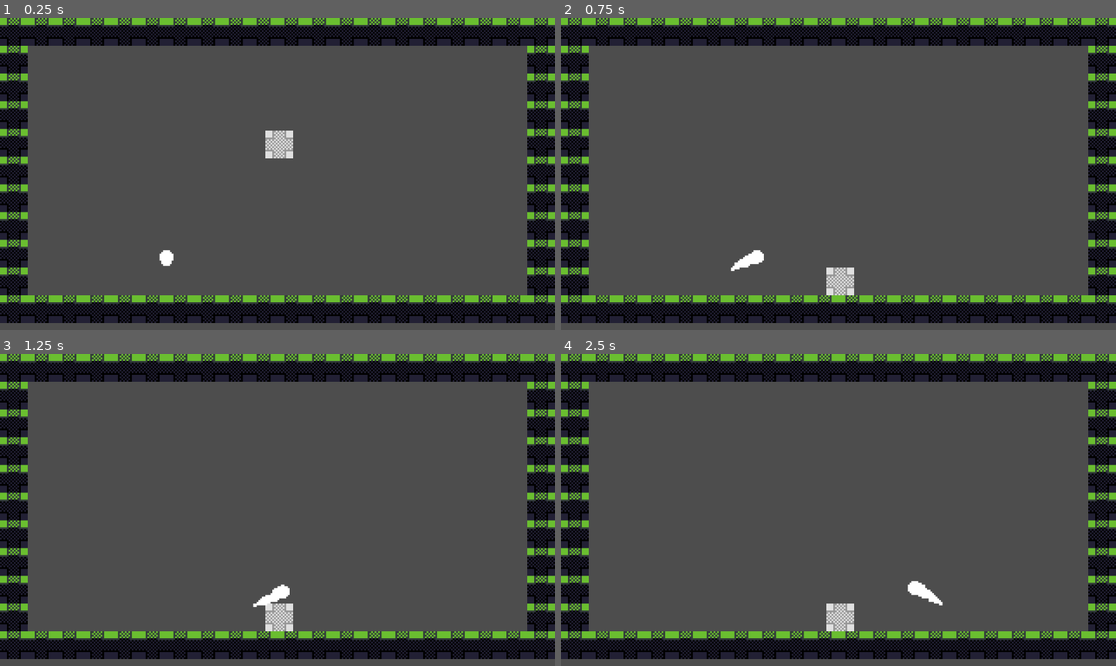
Above: before the commit, frames 1-4 (two rows, left to right).
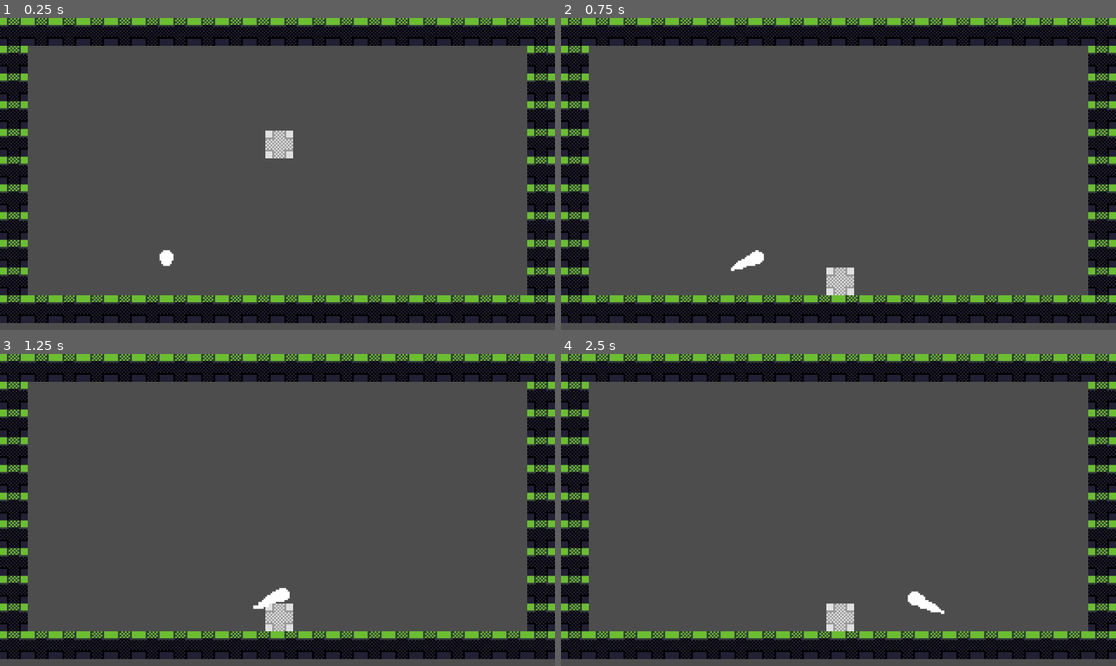
Above: after the commit, the same moments.

Repository: rtyh12/pixel-platformer
Game: Godot game, scene res://main.tscn
Two runs of this game, one before a commit and one after it. Both use one fixed random seed, a clock stepped at 60 frames per second and the inputs below.
Inputs:
- Up to frame 1 (0.25 s): no input
- Up to frame 2 (0.75 s): tap Enter at 0.5 s; hold Right (ui_right) from 0.53 s (still down)
- Up to frame 3 (1.25 s): keep holding Right (ui_right)
- Up to frame 4 (2.5 s): release Right (ui_right) at 2.03 s; hold Left (ui_left) from 2.03 s (still down)

Frame 1 is identical in both runs. In frame 2, less than 0.1% of the frame differs, in the area x 31-36%, y 74-81%; in frame 3, 0.1%; in frame 4, 0.4%, in the area x 62-70%, y 72-84%.

Commit message:
Add rotation interpolation

Diff:
--- a/scenes/objects/player.tscn
+++ b/scenes/objects/player.tscn
@@ -15,21 +15,20 @@
 visible = false
 texture = ExtResource("1_og413")
 script = ExtResource("2_lmej6")
-target_manual = NodePath("../AnimatableBody2D")
+target_manual = NodePath("../CharacterBody2D")
 
-[node name="AnimatableBody2D" type="AnimatableBody2D" parent="."]
-sync_to_physics = false
+[node name="CharacterBody2D" type="CharacterBody2D" parent="."]
 
-[node name="HairController" type="StaticBody2D" parent="AnimatableBody2D"]
+[node name="HairController" type="StaticBody2D" parent="CharacterBody2D"]
 position = Vector2(0, -16)
 script = ExtResource("3_6vsdd")
 
-[node name="CollisionShape2D" type="CollisionShape2D" parent="AnimatableBody2D"]
+[node name="CollisionShape2D" type="CollisionShape2D" parent="CharacterBody2D"]
 shape = SubResource("RectangleShape2D_4j8lr")
 disabled = true
 
 [node name="PlayerController" type="Node" parent="." node_paths=PackedStringArray("physics_body", "collision_shape")]
 script = ExtResource("4_2yypw")
-physics_body = NodePath("../AnimatableBody2D")
-collision_shape = NodePath("../AnimatableBody2D/CollisionShape2D")
+physics_body = NodePath("../CharacterBody2D")
+collision_shape = NodePath("../CharacterBody2D/CollisionShape2D")
 run_speed = 100.0
--- a/scripts/PlayerController.gd
+++ b/scripts/PlayerController.gd
@@ -1,22 +1,27 @@
 extends Node
 
 
-@export var physics_body: Node2D
+@export var physics_body: CharacterBody2D
 @export var collision_shape: CollisionShape2D
 @export var run_speed: float
 
 var speed_vertical = 0
 
 func _physics_process(delta):
-	speed_vertical -= 1 * delta
+	# Gravity
+	speed_vertical -= -1 * delta
 
-	var pos_offset_this_frame = Vector2.ZERO
+	var frame_mov = Vector2.ZERO
 
-	pos_offset_this_frame.y += speed_vertical * delta
+	frame_mov.y += speed_vertical * delta
 
+	# Collisions
+	print(physics_body.is_on_floor())
+
+	# Input
 	if Input.is_action_pressed("ui_right"):
-		pos_offset_this_frame.x += run_speed * delta
+		frame_mov.x += run_speed * delta
 	if Input.is_action_pressed("ui_left"):
-		pos_offset_this_frame.x -= run_speed * delta
+		frame_mov.x -= run_speed * delta
 
-	physics_body.position += pos_offset_this_frame
+	physics_body.position += frame_mov
--- a/scripts/SnapSprite.gd
+++ b/scripts/SnapSprite.gd
@@ -3,24 +3,32 @@
 
 @export var target_manual: Node2D
 var target: Node2D
-var target_offset: Vector2i
+var pos_offset: Vector2i
+var rot_offset: float
 
-var target_position_last_frame: Vector2
-var target_position_this_frame: Vector2
+var target_pos_prev: Vector2
+var target_pos_now: Vector2
+
+var target_rot_prev: float
+var target_rot_now: float
 
 func _ready():
 	if target_manual == null:
 		target = get_node("../RigidBody2D")
-		target_offset = position - target.position
+		pos_offset = position - target.position
+		rot_offset = rotation - target.rotation
 	else:
 		target = target_manual
 
 func _physics_process(delta):
-	target_position_last_frame = target_position_this_frame
-	target_position_this_frame = target.position
+	target_pos_prev = target_pos_now
+	target_pos_now = target.position
+
+	target_rot_prev = target_rot_now
+	target_rot_now = target.rotation
 
 func _process(delta):
 	var pif = Engine.get_physics_interpolation_fraction()
-	var interp = (1 - pif) * target_position_last_frame + \
+	var interp = (1 - pif) * target_pos_prev + \
 		pif * target.position
-	position = Vector2i(interp.round()) + target_offset
+	position = Vector2i(interp.round()) + pos_offset
